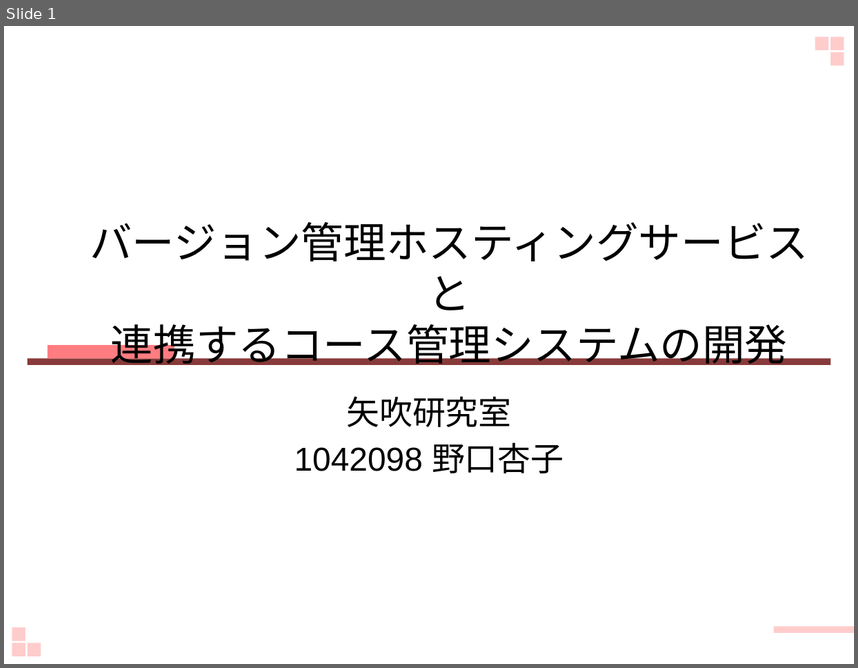
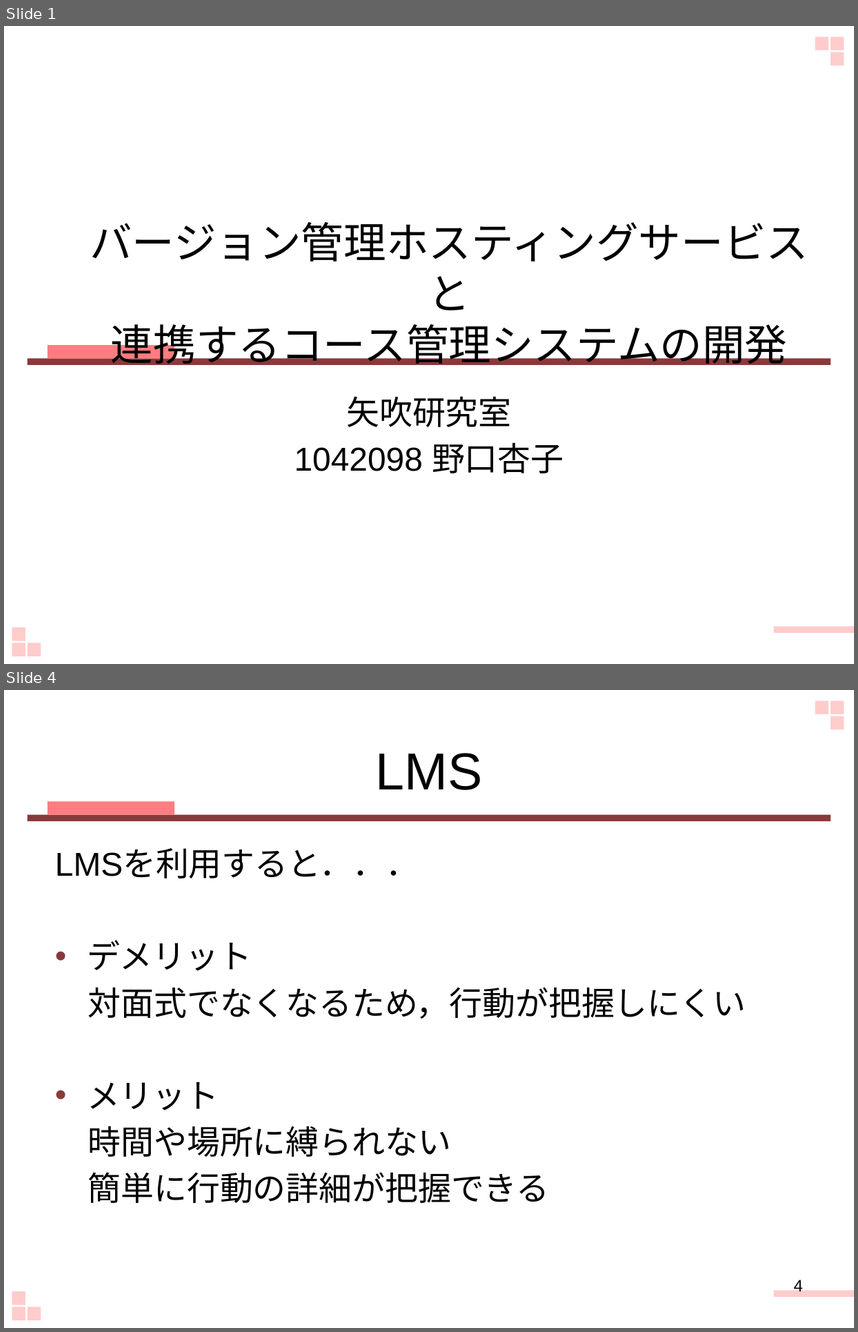
Before and after one commit to keimatsui/kadai, a slide deck: 卒業論文/2012/野口杏子/最終発表.pptx. Shown one above the other, each under a label of ours: slide 1 before the commit, slides 1 and 4 after it; the slides between them are not shown. The pictures are 858x668 and 858x1332 pixels, drawn with LibreOffice and Linux fonts; fonts in the diff are those of the drawing. Boxes give left, top, right and bottom in pixels: in the first picture for what was removed or moved away, otherwise in the second. Text is boxed around its words. In the diff, an @@ line names an element or a change of style, - is before the commit and + after.

```diff
--- a/卒業論文/2012/野口杏子/最終発表.pptx
+++ b/卒業論文/2012/野口杏子/最終発表.pptx
@@ slide 4 added at <box>4,690,854,1328</box>, background #FFFFFF; not listed: 7 template elements that a slide beside it also shows @@
@@ title added at <box>375,753,482,790</box>, 44 pt, text #000000 @@
+LMS
@@ rectangle added at <box>47,801,174,815</box>, fill #FF7C80 @@
@@ rectangle added at <box>27,815,831,822</box>, fill #883A3A @@
@@ text added at <box>55,849,746,1203</box>, 28 pt, text #000000 @@
+LMSを利用すると．．．
+• デメリット
+対面式でなくなるため，行動が把握しにくい
+• メリット
+時間や場所に縛られない
+簡単に行動の詳細が把握できる
@@ page number added at <box>794,1278,803,1291</box>, 14 pt, text #000000 @@
+4
```
Also in this commit, not shown: 5 slides changed, 10 other slides added, 6 slides removed.
